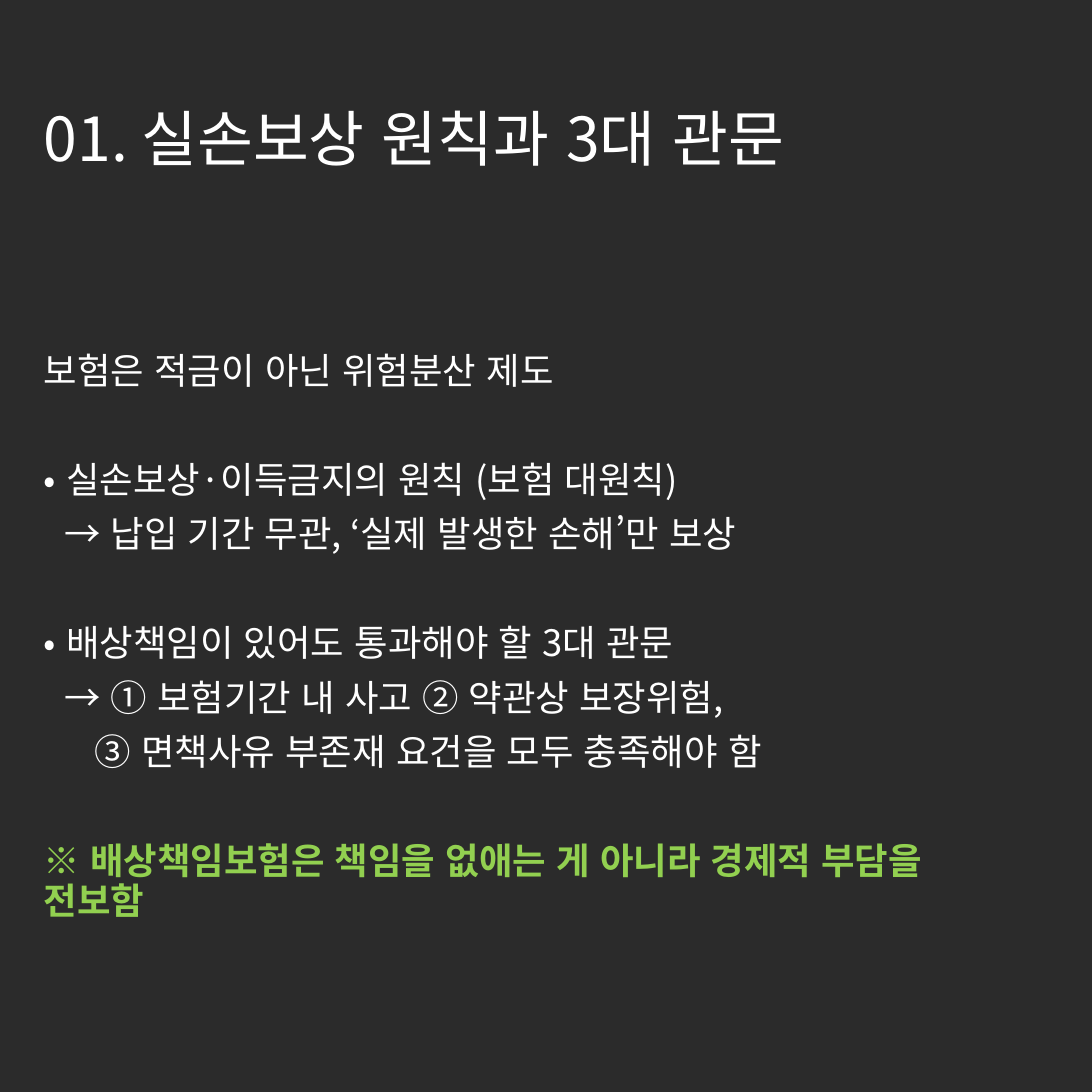
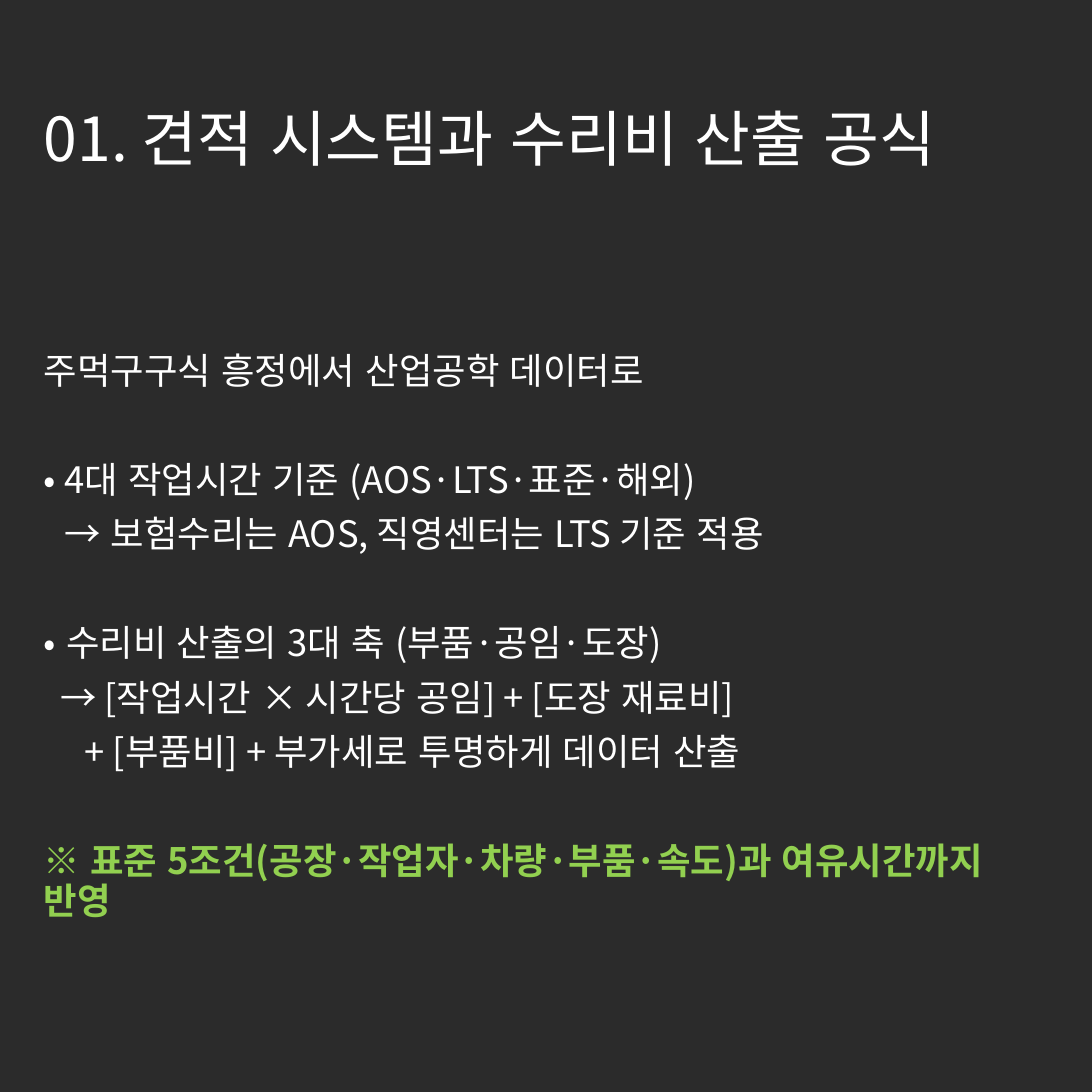
Before and after one commit to tladjuster00000029/brunch-SNS--auto, a slide deck: slide 2 of posts/images/generated_cards.pptx. Drawn at 1092x1092 pixels with LibreOffice and Linux fonts; fonts in the diff are those of the drawing; background and template pictures are left out; a plain dark background stands for a picture behind light text. Boxes give left, top, right and bottom in pixels: in the first picture for what was removed or moved away, otherwise in the second. Text is boxed around its words. In the diff, an @@ line names an element or a change of style, - is before the commit and + after.

```diff
--- a/posts/images/generated_cards.pptx
+++ b/posts/images/generated_cards.pptx
@@ title at (x1=44, y1=110, x2=936, y2=166): text changed @@
-01. 실손보상 원칙과 3대 관문
+01. 견적 시스템과 수리비 산출 공식
@@ subtitle at (x1=44, y1=353, x2=983, y2=917): text changed @@
-보험은 적금이 아닌 위험분산 제도
-• 실손보상·이득금지의 원칙 (보험 대원칙)
-→ 납입 기간 무관, ‘실제 발생한 손해’만 보상
-• 배상책임이 있어도 통과해야 할 3대 관문
-→ ① 보험기간 내 사고 ② 약관상 보장위험,
-③ 면책사유 부존재 요건을 모두 충족해야 함
-※ 배상책임보험은 책임을 없애는 게 아니라 경제적 부담을 전보함
+주먹구구식 흥정에서 산업공학 데이터로
+• 4대 작업시간 기준 (AOS·LTS·표준·해외)
+→ 보험수리는 AOS, 직영센터는 LTS 기준 적용
+• 수리비 산출의 3대 축 (부품·공임·도장)
+→ [작업시간 × 시간당 공임] + [도장 재료비]
++ [부품비] + 부가세로 투명하게 데이터 산출
+※ 표준 5조건(공장·작업자·차량·부품·속도)과 여유시간까지 반영
```
Also in this commit, not shown: 3 other slides changed, 1 slide added, 1 slide removed, 7 other files.
